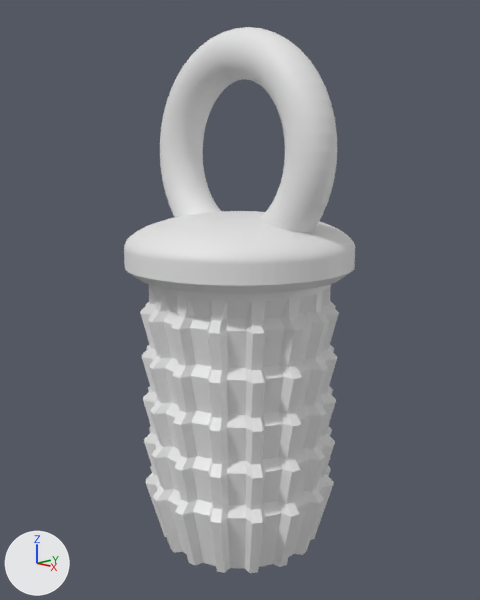
A saved change to the Blender file home/embout-balai.blend.
Before and after are seen from a 50 mm lens placed at (5.3, -4.98, 4.34), pointed at (0.01, 0.0, 2.8). Lighting does not change. The marker at lower left points along +X, +Y and +Z. The picture after the commit comes second.

Objects in the first picture: 'embout'.
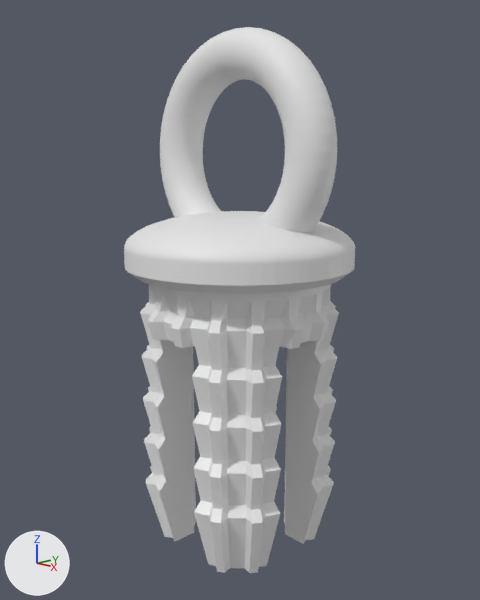
The change in detail:
Mesh me_cube_001 is new.
It is a box spanning x -3.33..3.33, y -0.5..0.5, z -1.0..4.83.
Mesh me_cylinder is new.
It has 128 vertices, 66 faces and spans x -0.55..0.55, y -0.55..0.55, z -2.0..2.0.
Object 'embout' (ob_embout) gains a BOOLEAN modifier named 'Boolean.002'.
Modifier setting: object = ob_cube_cutter_1.
Object 'embout' (ob_embout) gains a BOOLEAN modifier named 'Boolean.003'.
Modifier setting: object = ob_cube_cutter_2.
Object 'embout' (ob_embout) gains a BOOLEAN modifier named 'Boolean.004'.
Modifier setting: object = ob_cylinder_cutter.
Object 'cube-cutter-2' (ob_cube_cutter_2) is new; it shows me_cube_001.
Its location is (0.0, 0.0, -0.4).
Its rotation in degrees is (0, 0, -90).
Its scale is (0.6, 0.6, 0.6).
It is now shown.
Object 'cube-cutter-1' (ob_cube_cutter_1) is new; it shows a copy of me_cube_001.
Its location is (0.0, 0.0, -0.4).
Its scale is (0.6, 0.6, 0.6).
It is now shown.
Object 'cylinder-cutter' (ob_cylinder_cutter) is new; it shows me_cylinder.
Its location is (0.0, 0.0, 1.3).
It is now shown.

Pixel boxes (x1, y1, x2, y2) of what changed, in the pictures (480 x 600 px):
'embout', modifiers changed: (124, 27, 355, 573) in both
